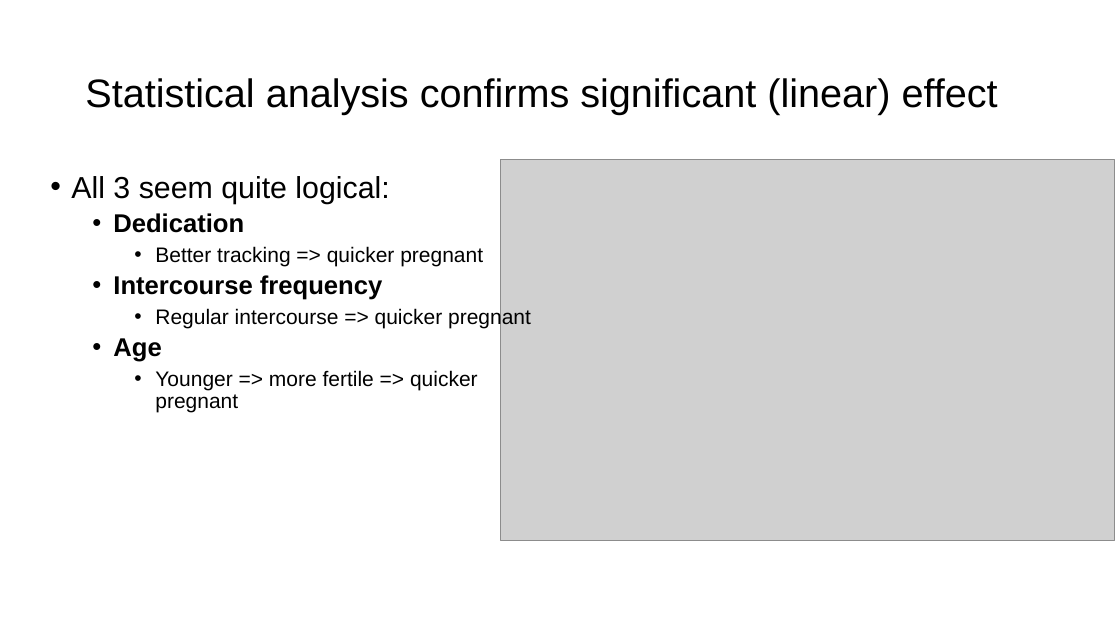
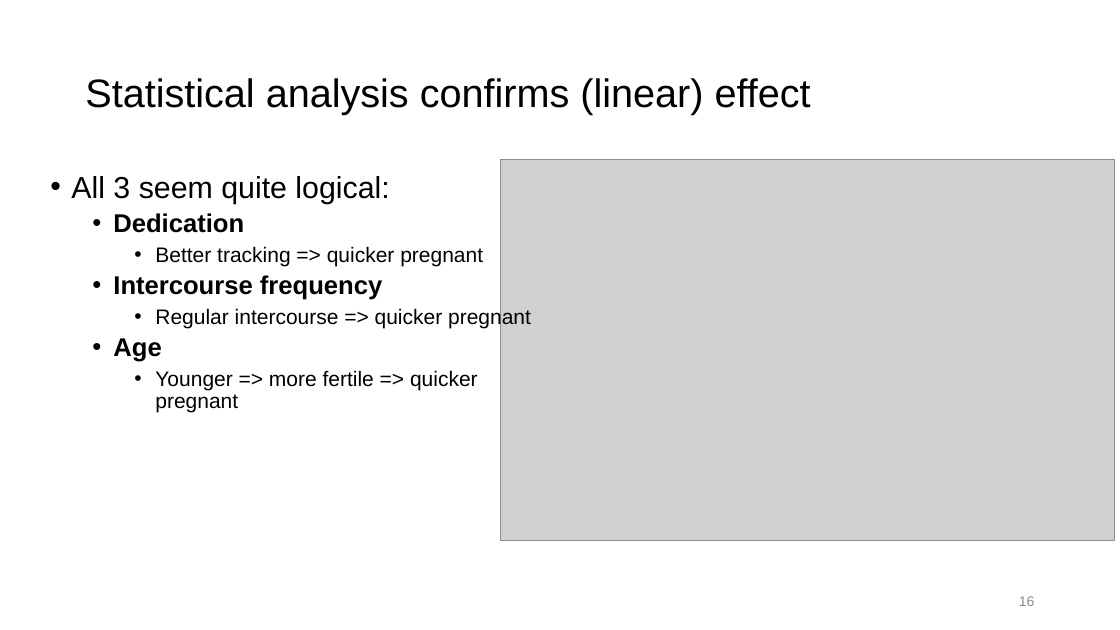
Before and after one commit to JeroenBuil/natural-cycles-assignment, a slide deck: slide 16 of reports/Natural Cycles - Assignment Report - Jeroen Buil.pptx. Drawn at 1120x630 pixels with LibreOffice and Linux fonts; fonts in the diff are those of the drawing; grey boxes stand for pictures. Boxes give left, top, right and bottom in pixels: in the first picture for what was removed or moved away, otherwise in the second. Text is boxed around its words. In the diff, an @@ line names an element or a change of style, - is before the commit and + after.

```diff
--- a/reports/Natural Cycles - Assignment Report - Jeroen Buil.pptx
+++ b/reports/Natural Cycles - Assignment Report - Jeroen Buil.pptx
@@ title at (85,78,811,114): text changed @@
-Statistical analysis confirms significant (linear) effect
+Statistical analysis confirms (linear) effect
@@ page number added at (1019,596,1035,606), 12 pt, text #8C8C8C @@
+16
```
Also in this commit, not shown: 21 other slides changed, 1 slide added, 1 slide removed, 2 other files.
